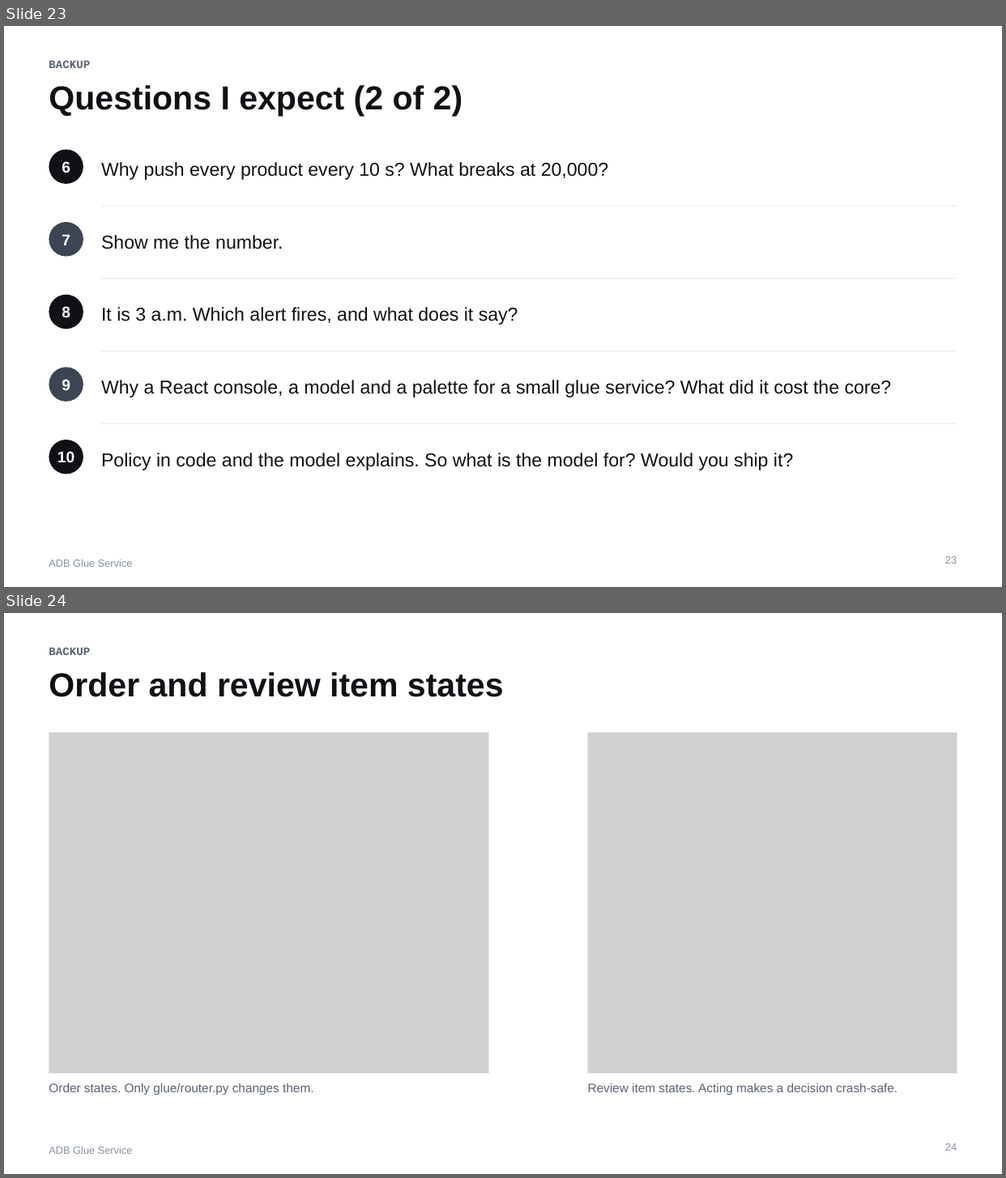
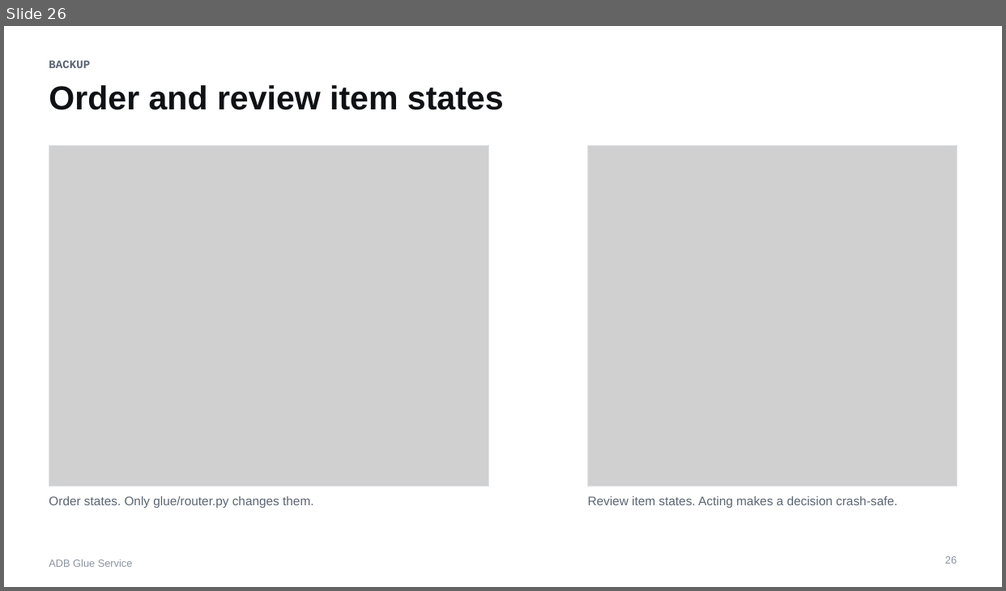
Before and after one commit to PantelimonGulie/adb-glue-service, a slide deck: docs/presentation/ADB-Glue-Service.pptx. Shown one above the other, each under a label of ours: slides 23 and 24 before the commit, slide 26 after it. The pictures are 1006x1178 and 1006x591 pixels, drawn with LibreOffice and Linux fonts; fonts in the diff are those of the drawing; grey boxes stand for pictures. Boxes give left, top, right and bottom in pixels: in the first picture for what was removed or moved away, otherwise in the second. Text is boxed around its words. In the diff, an @@ line names an element or a change of style, - is before the commit and + after.

Commit message:
Shorten the talk to 14 slides, with the detail moved to backup slides

```diff
--- a/docs/presentation/ADB-Glue-Service.pptx
+++ b/docs/presentation/ADB-Glue-Service.pptx
@@ slide 23 removed at (4, 26, 1002, 587), background #FFFFFF; not listed: 1 template element that a slide beside it also shows @@
@@ text removed at (49, 60, 90, 68) @@
-BACKUP
@@ title removed at (49, 85, 463, 117) @@
-Questions I expect (2 of 2)
@@ ellipse removed at (49, 149, 83, 184) @@
@@ text removed at (62, 161, 70, 173) @@
-6
@@ text removed at (101, 162, 608, 180) @@
-Why push every product every 10 s? What breaks at 20,000?
@@ rectangle removed at (101, 206, 957, 207) @@
@@ ellipse removed at (49, 222, 83, 257) @@
@@ text removed at (62, 234, 70, 246) @@
-7
@@ text removed at (101, 235, 283, 250) @@
-Show me the number.
@@ rectangle removed at (101, 278, 957, 279) @@
@@ ellipse removed at (49, 295, 83, 329) @@
@@ text removed at (62, 306, 70, 318) @@
-8
@@ text removed at (101, 307, 518, 325) @@
-It is 3 a.m. Which alert fires, and what does it say?
@@ rectangle removed at (101, 351, 957, 352) @@
@@ ellipse removed at (49, 367, 83, 402) @@
@@ text removed at (62, 379, 70, 390) @@
-9
@@ text removed at (101, 380, 892, 398) @@
-Why a React console, a model and a palette for a small glue service? What did it cost the core?
@@ rectangle removed at (101, 424, 957, 425) @@
@@ ellipse removed at (49, 440, 83, 475) @@
@@ text removed at (57, 451, 74, 463) @@
-10
@@ text removed at (101, 453, 793, 471) @@
-Policy in code and the model explains. So what is the model for? Would you ship it?
@@ page number removed at (945, 557, 957, 564) @@
-23
@@ what was slide 24 is now slide 26 @@
@@ page number at (945, 557, 957, 564): text changed @@
-24
+26
```
Also in this commit, not shown: 10 slides changed, 4 slides added, 1 other slide removed, 1 other file.
